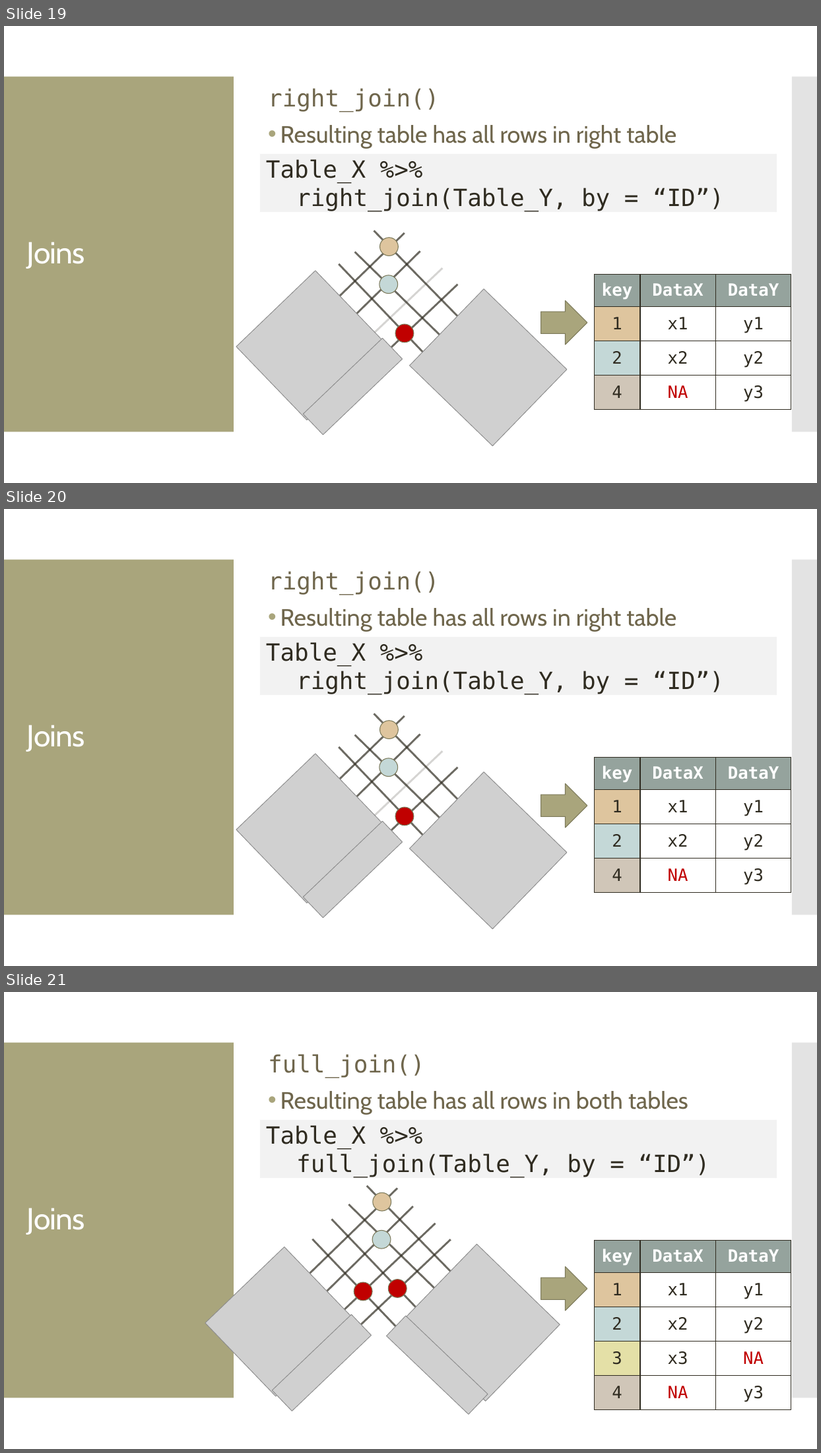
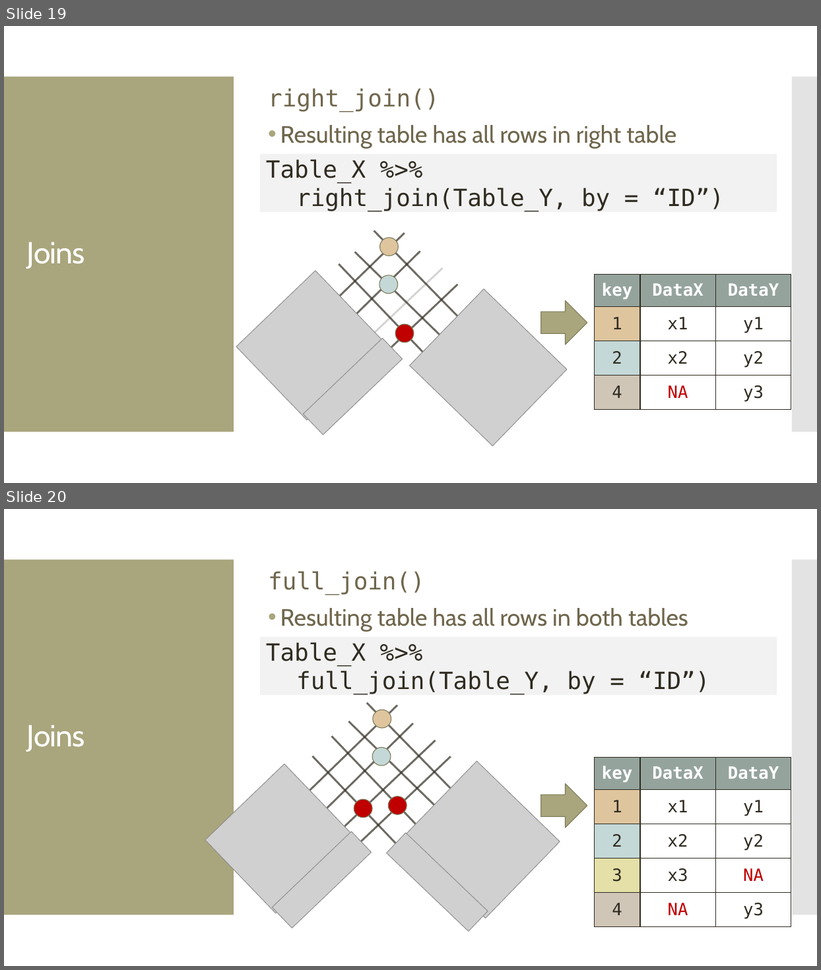
Before and after one commit to amosca01/SSEP-22, a slide deck: slides/joins.pptx. Shown one above the other, each under a label of ours: slides 19, 20 and 21 before the commit, slides 19 and 20 after it. The pictures are 821x1453 and 821x970 pixels, drawn with LibreOffice and Linux fonts; fonts in the diff are those of the drawing; grey boxes stand for pictures. Boxes give left, top, right and bottom in pixels: in the first picture for what was removed or moved away, otherwise in the second. Text is boxed around its words. In the diff, an @@ line names an element or a change of style, - is before the commit and + after.

Commit message:
update joins

```diff
--- a/slides/joins.pptx
+++ b/slides/joins.pptx
@@ slide 20 removed at [4,509,817,966], background #FFFFFF; not listed: 2 template elements that a slide beside it also shows @@
@@ text removed at [268,571,677,632] @@
-right_join()
-• Resulting table has all rows in right table
@@ rectangle removed at [260,637,778,696] @@
-Table_X %>%
-right_join(Table_Y, by = “ID”)
@@ title removed at [27,725,85,752] @@
-Joins
@@ line removed from (314, 805) to (405, 716) @@
@@ line removed from (466, 807) to (374, 714) @@
@@ ellipse removed at [380,721,398,739] @@
@@ line removed from (420, 735) to (329, 824) @@
@@ line removed from (446, 824) to (354, 735) @@
@@ picture removed at [236,754,386,903] @@
@@ line removed from (430, 843) to (339, 747) @@
@@ line removed from (443, 751) to (351, 838) @@
@@ ellipse removed at [380,758,398,777] @@
@@ table removed at [595,757,791,892], 4 rows, 3 columns @@
-key | DataX | DataY
-1 | x1 | y1
-2 | x2 | y2
-4 | NA | y3
@@ line removed from (458, 768) to (366, 854) @@
@@ picture removed at [410,772,567,929] @@
@@ right arrow removed at [541,784,587,828] @@
@@ picture removed at [304,822,403,918] @@
@@ ellipse removed at [395,807,414,826] @@
@@ what was slide 21 is now slide 20 @@
```
Also in this commit, not shown: 6 other files.
